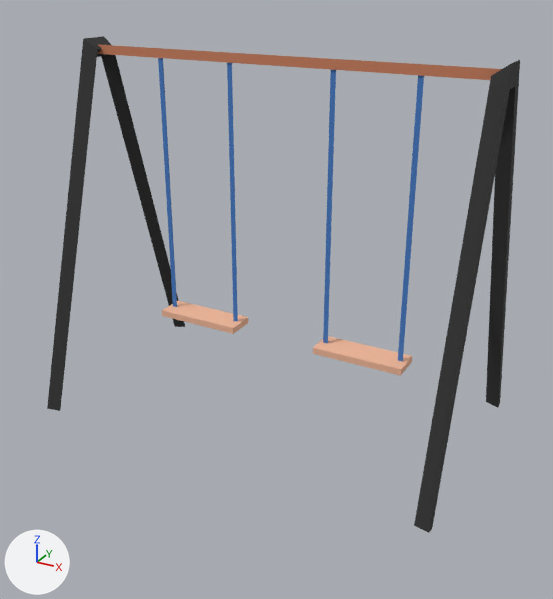
The FBX model LD46/Assets/Graphics/Environment/Meshes/Columpio.FBX, before and after one commit.
Both versions are drawn from a camera (50 mm lens) standing at (4.5, -8.14, 5.72) and looking at (0.16, -0.26, 1.78). The lights are fixed; the arrows at lower left show +X, +Y and +Z. Where no turn or scale is listed for an object, it has been applied to the vertices.

Objects in the first picture: 'Line011'.
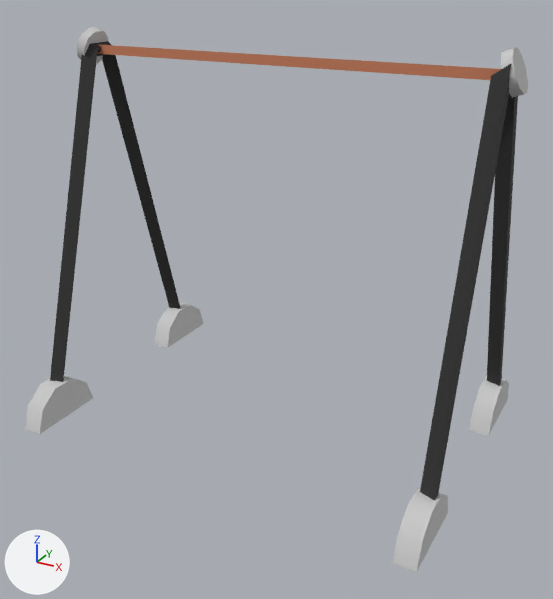
The change in detail:
Material '07 - Default' (mat_07___default) is new.
Its base color is (0.588, 0.588, 0.588) (light grey #cacaca).
Its roughness is 0.859.
me_mesh is used by ob_line011; location (0.0, 0.0, 0.0).
me_mesh had 70 vertices, 59 faces and spanned x -2.75..2.75, y -1.61..1.61, z -0.02..4.82.
me_mesh no longer uses material mat_06___default (blue #457ac4).
me_mesh now has 130 vertices, 147 faces and spans x -2.88..2.88, y -2.0..1.96, z -0.1..4.95.
me_mesh part 1: a new loose piece of 22 vertices spanning x 2.61..2.88, y -0.24..0.24, z 4.48..4.95, in mat_07___default (light grey #cacaca).
me_mesh part 2: a new loose piece of 22 vertices spanning x -2.88..-2.61, y -0.24..0.24, z 4.48..4.95, in mat_07___default (light grey #cacaca).
me_mesh part 3: a new loose piece of 14 vertices spanning x 2.52..2.79, y -2.0..-0.93, z -0.1..0.41, in mat_07___default (light grey #cacaca).
me_mesh part 4: a new loose piece of 14 vertices spanning x 2.52..2.79, y 0.88..1.96, z -0.1..0.41, in mat_07___default (light grey #cacaca).
me_mesh part 5: a new loose piece of 14 vertices spanning x -2.79..-2.52, y -2.0..-0.93, z -0.1..0.41, in mat_07___default (light grey #cacaca).
me_mesh part 6: a new loose piece of 14 vertices spanning x -2.79..-2.52, y 0.88..1.96, z -0.1..0.41, in mat_07___default (light grey #cacaca).
me_mesh part 7: 6 loose pieces with 40 vertices, spanning x -1.72..1.87, y -0.22..0.18, z 1.11..4.68, are deleted.
me_mesh no longer uses material mat_04___default (beige #f2b99a).
me_mesh now uses material mat_07___default (light grey #cacaca).

Location of each change, [x1, y1, x2, y2] in pixels of the pictures (553 x 599 px):
'Line011', reshaped (6% wider, 10% taller)
    before: [47, 36, 520, 533]
    after: [25, 27, 528, 572]
part 1 of me_mesh, added
    after: [501, 47, 528, 98]
part 2 of me_mesh, added
    after: [77, 27, 108, 64]
part 3 of me_mesh, added
    after: [393, 488, 448, 572]
part 4 of me_mesh, added
    after: [469, 375, 509, 436]
part 5 of me_mesh, added
    after: [25, 376, 93, 434]
part 6 of me_mesh, added
    after: [154, 302, 204, 348]
part 7 of me_mesh, deleted
    before: [158, 58, 424, 376]
